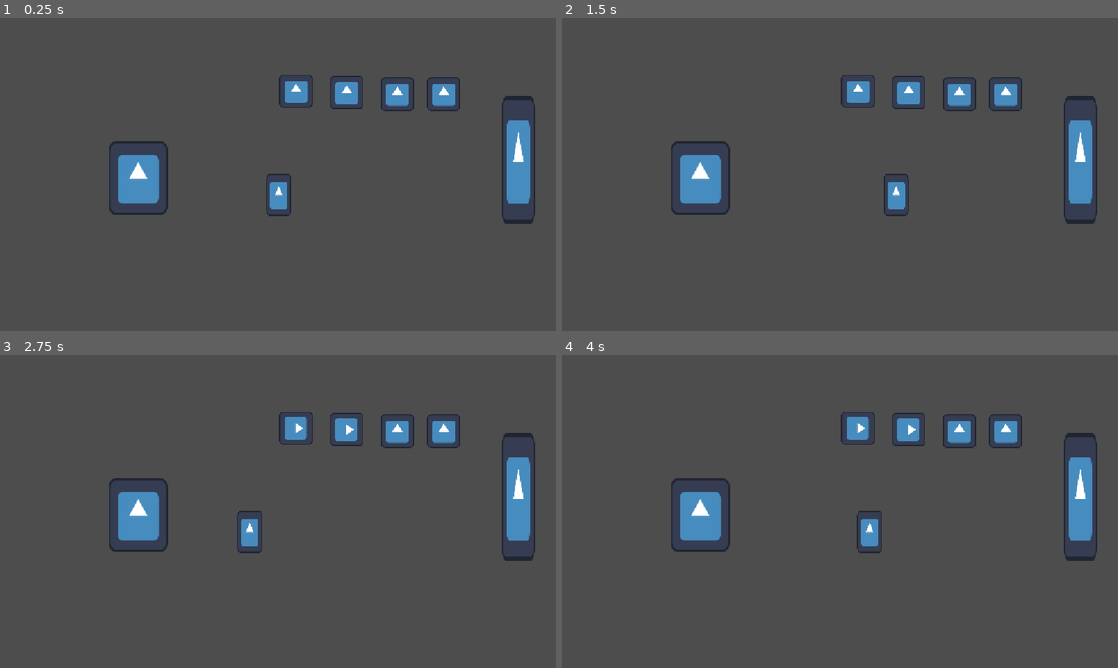
Above: before the commit, frames 1-4 (two rows, left to right).
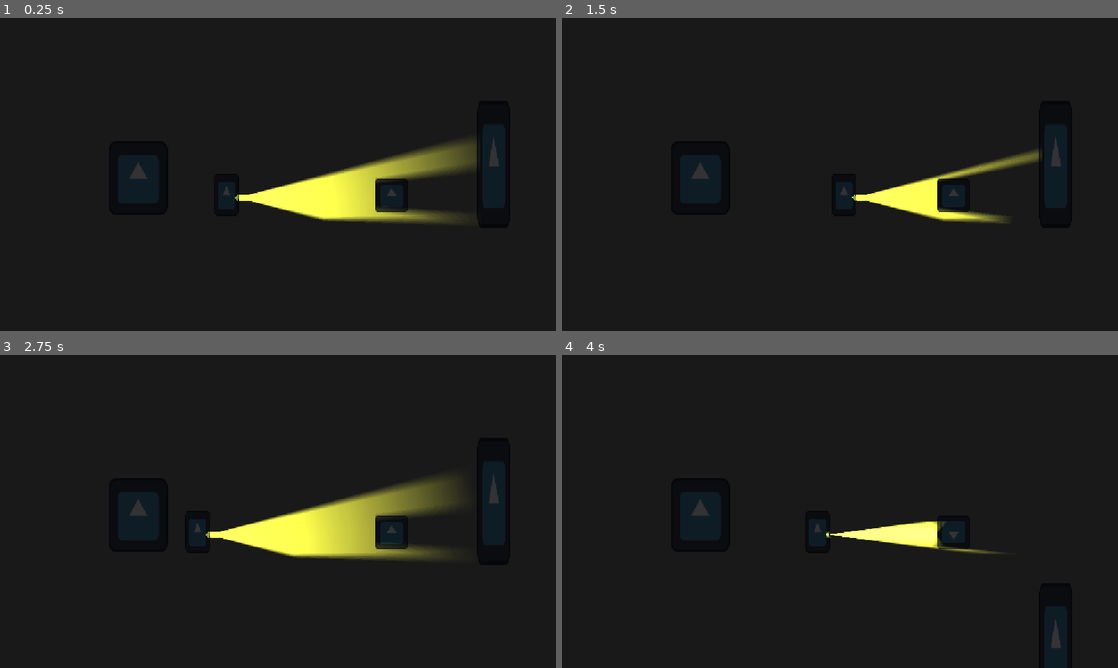
Above: after the commit, the same moments.

Repository: pdues/LD60
Game: Godot game, scene res://scene/game.tscn
Two runs of this game, one before a commit and one after it. Both use one fixed random seed, a clock stepped at 60 frames per second and the inputs below. The engine's default icon, where the game draws it, is replaced by a stand-in: a white triangle on a blue panel in a dark square.
Inputs:
- Up to frame 1 (0.25 s): no input
- Up to frame 2 (1.5 s): tap Enter at 0.5 s; hold G 0.53-1.28 s; hold Right (ui_right) from 0.53 s (still down); tap Space (ui_select) at 0.77, 1.25 s; tap G at 1.35 s
- Up to frame 3 (2.75 s): tap Space (ui_select) at 1.52 s; tap Enter at 2 s; release Right (ui_right) at 2.03 s; hold Left (ui_left) from 2.03 s (still down); hold E from 2.03 s (still down); tap G at 2.3 s
- Up to frame 4 (4 s): release Left (ui_left) at 2.78 s; release E at 2.78 s; hold Right (ui_right) from 2.78 s (still down); tap G at 2.85 s; tap Space (ui_select) at 3.02, 3.5, 3.77 s; hold G from 3.53 s (still down)

The runs differ from the first frame. In frame 1, 100% of the frame differs, in the area x 0-100%, y 0-100%; in frame 2, 100%; in frame 3, 100%; in frame 4, 100%.

Commit message:
licht und lichttür

Diff:
--- a/ld-60-game/project.godot
+++ b/ld-60-game/project.godot
@@ -24,6 +24,7 @@
 
 Player=""
 Hitbox=""
+Lichtray=""
 
 [physics]
 
--- a/ld-60-game/scene/game.tscn
+++ b/ld-60-game/scene/game.tscn
@@ -1,28 +1,54 @@
 [gd_scene format=3 uid="uid://bvqm5rh25n5k5"]
 
 [ext_resource type="PackedScene" uid="uid://k16wopb2mk8t" path="res://scene/player.tscn" id="1_5kiuu"]
-[ext_resource type="PackedScene" uid="uid://dqtkh7esfvg3s" path="res://scene/tür.tscn" id="2_dbls1"]
 [ext_resource type="PackedScene" uid="uid://d2lx71xs500bv" path="res://scene/hindernis.tscn" id="3_33cqm"]
+[ext_resource type="PackedScene" uid="uid://bpptsygg5pmp7" path="res://scene/lichttür.tscn" id="4_p1ry8"]
+[ext_resource type="PackedScene" uid="uid://fayl34ikgtsh" path="res://scene/licht.tscn" id="4_xwcet"]
+
+[sub_resource type="Gradient" id="Gradient_xwcet"]
+
+[sub_resource type="GradientTexture2D" id="GradientTexture2D_xlg7c"]
+gradient = SubResource("Gradient_xwcet")
+
+[sub_resource type="CanvasTexture" id="CanvasTexture_q7g21"]
+diffuse_texture = SubResource("GradientTexture2D_xlg7c")
 
 [sub_resource type="WorldBoundaryShape2D" id="WorldBoundaryShape2D_xrivr"]
 distance = -136.0
 
+[sub_resource type="OccluderPolygon2D" id="OccluderPolygon2D_1bkod"]
+polygon = PackedVector2Array(-75, 135, 402, 140, 403, 221, -79, 218)
+
 [node name="Game" type="Node2D" unique_id=1573071005]
+
+[node name="Sprite2D" type="Sprite2D" parent="." unique_id=1115825412]
+position = Vector2(194.5, 112.00001)
+scale = Vector2(561, 268)
+texture = SubResource("CanvasTexture_q7g21")
 
 [node name="Camera2D" type="Camera2D" parent="." unique_id=1791443678]
 position = Vector2(151, 107)
 zoom = Vector2(3, 3)
 
+[node name="CanvasModulate" type="CanvasModulate" parent="Camera2D" unique_id=1954762587]
+color = Color(0.1987377, 0.1987377, 0.1987377, 1)
+
 [node name="player" parent="." unique_id=963260103 groups=["Player"] instance=ExtResource("1_5kiuu")]
-position = Vector2(151, 107)
+position = Vector2(115, 119)
+
+[node name="Licht" parent="player" unique_id=361559328 instance=ExtResource("4_xwcet")]
+position = Vector2(1, 2)
 
 [node name="StaticBody2D" type="StaticBody2D" parent="." unique_id=2113442768]
 
 [node name="CollisionShape2D" type="CollisionShape2D" parent="StaticBody2D" unique_id=1447877747]
 shape = SubResource("WorldBoundaryShape2D_xrivr")
 
-[node name="TÜR" parent="." unique_id=785221569 instance=ExtResource("2_dbls1")]
-position = Vector2(17, -18)
+[node name="LightOccluder2D" type="LightOccluder2D" parent="StaticBody2D" unique_id=1278822566]
+occluder = SubResource("OccluderPolygon2D_1bkod")
 
 [node name="Hindernis" parent="." unique_id=405979128 instance=ExtResource("3_33cqm")]
 position = Vector2(53, 108)
+
+[node name="lichttür" parent="." unique_id=785221569 instance=ExtResource("4_p1ry8")]
+position = Vector2(0, -15)
--- a/ld-60-game/scene/hindernis.tscn
+++ b/ld-60-game/scene/hindernis.tscn
@@ -5,6 +5,9 @@
 
 [sub_resource type="RectangleShape2D" id="RectangleShape2D_1bkod"]
 size = Vector2(42, 67)
+
+[sub_resource type="OccluderPolygon2D" id="OccluderPolygon2D_1bkod"]
+polygon = PackedVector2Array(-16, -22, -16, 31, 26, 30, 26, -21)
 
 [node name="Hindernis" type="StaticBody2D" unique_id=1907527197]
 position = Vector2(-6, 30)
@@ -27,4 +30,8 @@
 scale = Vector2(1.0078125, 0.78125)
 shape = SubResource("RectangleShape2D_1bkod")
 
+[node name="LightOccluder2D" type="LightOccluder2D" parent="." unique_id=576561906]
+position = Vector2(-4, -3)
+occluder = SubResource("OccluderPolygon2D_1bkod")
+
 [connection signal="area_shape_entered" from="Hind_Area" to="." method="_on_hind_area_area_shape_entered"]
--- /dev/null
+++ b/ld-60-game/scene/licht.gd
@@ -0,0 +1,28 @@
+extends Node2D
+
+var toggle = 0
+var time_elapsed = 3.0
+var time = 0.0
+var normal_lich
+
+func _process(delta: float) -> void:
+	time += delta
+
+	if Input.is_physical_key_pressed(KEY_G) and time > time_elapsed:
+		$normal_schirm.hide()
+		$normal_licht.hide()
+		$beam_schirm.show()
+		$beam_licht.show()
+		$beam_ray.show()
+		$beam_ray/beam_collider.set_deferred("disabled",false)
+		toggle = 0
+		time = 0.0
+
+	if toggle == 0 and time > time_elapsed:
+		$normal_schirm.show()
+		$normal_licht.show()
+		$beam_schirm.hide()
+		$beam_licht.hide()
+		$beam_ray.hide()
+		$beam_ray/beam_collider.set_deferred("disabled",true)
+		toggle = 0
--- /dev/null
+++ b/ld-60-game/scene/licht.tscn
@@ -0,0 +1,83 @@
+[gd_scene format=3 uid="uid://fayl34ikgtsh"]
+
+[ext_resource type="Script" uid="uid://2djpfmqymc64" path="res://scene/licht.gd" id="1_mwudh"]
+
+[sub_resource type="OccluderPolygon2D" id="OccluderPolygon2D_1bkod"]
+polygon = PackedVector2Array(0.39318871, -0.2877803, -0.39318871, -0.2877803, -0.5897831, -0.09592677, -0.39318871, 0.09592677, 0.39318871, 0.09592677, -0.4914859, 0.19185355, -0.9829717, -0.09592677, -0.4914859, -0.38370708)
+
+[sub_resource type="Gradient" id="Gradient_1sw0b"]
+colors = PackedColorArray(1, 1, 1, 1, 0, 0, 0, 1)
+metadata/_snap_enabled = true
+metadata/_snap_count = 62
+
+[sub_resource type="GradientTexture2D" id="GradientTexture2D_pc3iq"]
+gradient = SubResource("Gradient_1sw0b")
+use_hdr = true
+fill = 1
+fill_from = Vector2(0.526087, 0.5304348)
+fill_to = Vector2(1, 0.5565217)
+
+[sub_resource type="Gradient" id="Gradient_mwudh"]
+offsets = PackedFloat32Array(0, 0.44578314, 1)
+colors = PackedColorArray(0, 0, 0, 1, 1.3046829, 1.3046829, 1.3046829, 1, 0, 0, 0, 1)
+metadata/_snap_enabled = true
+metadata/_snap_count = 82
+
+[sub_resource type="GradientTexture2D" id="GradientTexture2D_persr"]
+gradient = SubResource("Gradient_mwudh")
+fill_from = Vector2(0, 0.004347826)
+fill_to = Vector2(0, 1)
+
+[sub_resource type="RectangleShape2D" id="RectangleShape2D_7debn"]
+size = Vector2(310, 31)
+
+[node name="Licht" type="Node2D" unique_id=361559328]
+script = ExtResource("1_mwudh")
+
+[node name="normal_schirm" type="LightOccluder2D" parent="." unique_id=610682833]
+modulate = Color(0, 0, 0, 1)
+position = Vector2(11, 1)
+scale = Vector2(10.173233, 10.424619)
+occluder = SubResource("OccluderPolygon2D_1bkod")
+sdf_collision = false
+
+[node name="normal_licht" type="PointLight2D" parent="." unique_id=2094889752]
+position = Vector2(7, 0)
+scale = Vector2(4.561807, 4.6880636)
+color = Color(1, 1, 0.22352941, 1)
+energy = 2.7
+shadow_enabled = true
+shadow_color = Color(0, 0, 0, 1)
+shadow_filter = 2
+texture = SubResource("GradientTexture2D_pc3iq")
+texture_scale = 1.31
+height = 617.0
+
+[node name="beam_schirm" type="LightOccluder2D" parent="." unique_id=1459661932]
+visible = false
+modulate = Color(0, 0, 0, 1)
+position = Vector2(11, 1)
+scale = Vector2(10.173233, 10.424619)
+occluder = SubResource("OccluderPolygon2D_1bkod")
+sdf_collision = false
+
+[node name="beam_licht" type="PointLight2D" parent="." unique_id=369981380]
+visible = false
+position = Vector2(7, 0)
+scale = Vector2(10.173233, 0.3339695)
+color = Color(1, 1, 0.22352941, 1)
+energy = 4.0
+shadow_enabled = true
+shadow_color = Color(0, 0, 0, 1)
+shadow_filter = 2
+texture = SubResource("GradientTexture2D_persr")
+texture_scale = 1.31
+height = 632.0
+
+[node name="beam_ray" type="Area2D" parent="." unique_id=67000457 groups=["Lichtray"]]
+visible = false
+
+[node name="beam_collider" type="CollisionShape2D" parent="beam_ray" unique_id=1352994519]
+position = Vector2(159, -0.5)
+shape = SubResource("RectangleShape2D_7debn")
+disabled = true
--- /dev/null
+++ b/ld-60-game/scene/lichttür.tscn
@@ -0,0 +1,51 @@
+[gd_scene format=3 uid="uid://bpptsygg5pmp7"]
+
+[ext_resource type="Script" uid="uid://bfjop117dtao6" path="res://script/lichttür.gd" id="1_v8h5v"]
+[ext_resource type="Texture2D" uid="uid://b3nrl06y7aimw" path="res://icon.svg" id="2_ryy88"]
+[ext_resource type="Script" uid="uid://dlfsy2xpmstrr" path="res://script/lichtlock.gd" id="3_ryy88"]
+
+[sub_resource type="RectangleShape2D" id="RectangleShape2D_1bkod"]
+size = Vector2(20, 87)
+
+[sub_resource type="OccluderPolygon2D" id="OccluderPolygon2D_1bkod"]
+polygon = PackedVector2Array(-10, -43, 10, -43, 10, 43, -9, 43)
+
+[sub_resource type="RectangleShape2D" id="RectangleShape2D_ofbfx"]
+size = Vector2(20, 18)
+
+[sub_resource type="OccluderPolygon2D" id="OccluderPolygon2D_7debn"]
+polygon = PackedVector2Array(-11, -12, 11, -12, 11, 8, -11, 8)
+
+[node name="lichttür" type="StaticBody2D" unique_id=785221569]
+script = ExtResource("1_v8h5v")
+
+[node name="TÜR_coll" type="CollisionShape2D" parent="." unique_id=531149740]
+position = Vector2(300, 115)
+scale = Vector2(0.99999994, 0.99999994)
+shape = SubResource("RectangleShape2D_1bkod")
+
+[node name="TÜR_Sprite" type="Sprite2D" parent="TÜR_coll" unique_id=1257699390]
+position = Vector2(0, -7.6293945e-06)
+scale = Vector2(0.17968732, 0.6875)
+texture = ExtResource("2_ryy88")
+
+[node name="LightOccluder2D" type="LightOccluder2D" parent="TÜR_coll" unique_id=1003755194]
+occluder = SubResource("OccluderPolygon2D_1bkod")
+
+[node name="Lock1" type="Area2D" parent="." unique_id=1689997404]
+position = Vector2(229, 138)
+script = ExtResource("3_ryy88")
+
+[node name="Lock1_Texture" type="Sprite2D" parent="Lock1" unique_id=1680509241]
+position = Vector2(0.5, -1.5)
+scale = Vector2(0.1796875, 0.1796875)
+texture = ExtResource("2_ryy88")
+
+[node name="Lock1_Collider" type="CollisionShape2D" parent="Lock1" unique_id=1231132685]
+position = Vector2(1, -2)
+shape = SubResource("RectangleShape2D_ofbfx")
+
+[node name="LightOccluder2D" type="LightOccluder2D" parent="Lock1" unique_id=1874534859]
+occluder = SubResource("OccluderPolygon2D_7debn")
+
+[connection signal="area_entered" from="Lock1" to="Lock1" method="_on_area_entered"]
--- a/ld-60-game/scene/player.tscn
+++ b/ld-60-game/scene/player.tscn
@@ -23,6 +23,9 @@
 
 [sub_resource type="RectangleShape2D" id="RectangleShape2D_13qdw"]
 size = Vector2(28, 12)
+
+[sub_resource type="OccluderPolygon2D" id="OccluderPolygon2D_1bkod"]
+polygon = PackedVector2Array(86, 20, 85, 44, 104, 44, 100, 18)
 
 [node name="player" type="CharacterBody2D" unique_id=963260103]
 script = ExtResource("1_hjaqi")
@@ -65,3 +68,7 @@
 position = Vector2(24, -3)
 shape = SubResource("RectangleShape2D_13qdw")
 disabled = true
+
+[node name="LightOccluder2D" type="LightOccluder2D" parent="." unique_id=997488243]
+position = Vector2(-94, -31)
+occluder = SubResource("OccluderPolygon2D_1bkod")
--- a/ld-60-game/scene/tür.tscn
+++ b/ld-60-game/scene/tür.tscn
@@ -7,8 +7,14 @@
 [sub_resource type="RectangleShape2D" id="RectangleShape2D_1bkod"]
 size = Vector2(20, 87)
 
+[sub_resource type="OccluderPolygon2D" id="OccluderPolygon2D_1bkod"]
+polygon = PackedVector2Array(-10, -43, 10, -43, 10, 43, -9, 43)
+
 [sub_resource type="RectangleShape2D" id="RectangleShape2D_ofbfx"]
 size = Vector2(20, 96)
+
+[sub_resource type="OccluderPolygon2D" id="OccluderPolygon2D_7debn"]
+polygon = PackedVector2Array(-11, -12, 11, -12, 11, 8, -11, 8)
 
 [sub_resource type="RectangleShape2D" id="RectangleShape2D_5kiuu"]
 size = Vector2(20, 96)
@@ -30,6 +36,9 @@
 scale = Vector2(0.17968732, 0.6875)
 texture = ExtResource("2_5pmbp")
 
+[node name="LightOccluder2D" type="LightOccluder2D" parent="TÜR_coll" unique_id=1003755194]
+occluder = SubResource("OccluderPolygon2D_1bkod")
+
 [node name="Lock1" type="Area2D" parent="." unique_id=1689997404]
 position = Vector2(146, 69)
 script = ExtResource("3_ofbfx")
@@ -42,6 +51,9 @@
 [node name="Lock1_Collider" type="CollisionShape2D" parent="Lock1" unique_id=1231132685]
 position = Vector2(1, 37)
 shape = SubResource("RectangleShape2D_ofbfx")
+
+[node name="LightOccluder2D" type="LightOccluder2D" parent="Lock1" unique_id=1874534859]
+occluder = SubResource("OccluderPolygon2D_7debn")
 
 [node name="Lock2" type="Area2D" parent="." unique_id=1026623717]
 position = Vector2(183, 70)
@@ -56,6 +68,9 @@
 position = Vector2(-1, 37)
 shape = SubResource("RectangleShape2D_5kiuu")
 
+[node name="LightOccluder2D" type="LightOccluder2D" parent="Lock2" unique_id=101915024]
+occluder = SubResource("OccluderPolygon2D_7debn")
+
 [node name="Lock3" type="Area2D" parent="." unique_id=1801834733]
 position = Vector2(218, 71)
 script = ExtResource("3_ofbfx")
@@ -68,6 +83,9 @@
 [node name="Lock3_Collider" type="CollisionShape2D" parent="Lock3" unique_id=974764476]
 position = Vector2(-1, 37)
 shape = SubResource("RectangleShape2D_5kiuu")
+
+[node name="LightOccluder2D" type="LightOccluder2D" parent="Lock3" unique_id=1207184858]
+occluder = SubResource("OccluderPolygon2D_7debn")
 
 [node name="Lock4" type="Area2D" parent="." unique_id=1406256692]
 position = Vector2(250, 71)
@@ -82,3 +100,6 @@
 position = Vector2(-1, 37)
 shape = SubResource("RectangleShape2D_5kiuu")
 script = SubResource("GDScript_5pmbp")
+
+[node name="LightOccluder2D" type="LightOccluder2D" parent="Lock4" unique_id=106350153]
+occluder = SubResource("OccluderPolygon2D_7debn")
--- /dev/null
+++ b/ld-60-game/script/lichtlock.gd
@@ -0,0 +1,19 @@
+extends Area2D
+var turnstates =  [0,1]
+@onready var Pic = self.get_child(0)
+@export var curr_turnstate = 0
+var time_since_turn = 0.5
+var time_elapsed = 0.0
+func wait(seconds: float) -> void:
+	await get_tree().create_timer(seconds).timeout
+
+
+
+func _on_area_entered(area: Area2D) -> void:
+	if area.is_in_group("Lichtray") == true :
+		if curr_turnstate == 0:
+			curr_turnstate = 1
+		else:
+			curr_turnstate = 0
+		Pic.global_rotation = curr_turnstate * deg_to_rad(180.0)
+		time_elapsed = 0.0
--- /dev/null
+++ b/ld-60-game/script/lichttür.gd
@@ -0,0 +1,22 @@
+extends StaticBody2D
+
+@onready var locks =[$Lock1]
+@onready var door = $"TÜR_coll"
+
+
+var open = false
+var opened = false
+var shift = 100
+func _process(delta: float) -> void:
+	if locks[0].curr_turnstate == 1 :
+		open = true
+	else:
+		open = false
+
+	if open == true and opened == false:
+		door.position += Vector2(0,1*shift)
+		opened = true
+
+	if open == false and opened == true:
+		door.position += Vector2(0,-1*shift)
+		opened = false
--- a/ld-60-game/script/tür.gd
+++ b/ld-60-game/script/tür.gd
@@ -2,6 +2,7 @@
 
 @onready var locks =[$Lock1,$Lock2,$Lock3,$Lock4]
 @onready var door = $"TÜR_coll"
+
 
 var open = false
 var opened = false
Binary file added: ld-60-game/licht.png
Not shown, added: ld-60-game/licht.png.import
Not shown, added: ld-60-game/scene/licht.gd.uid
Not shown, added: ld-60-game/script/lichtlock.gd.uid
Not shown, added: ld-60-game/script/lichttür.gd.uid
